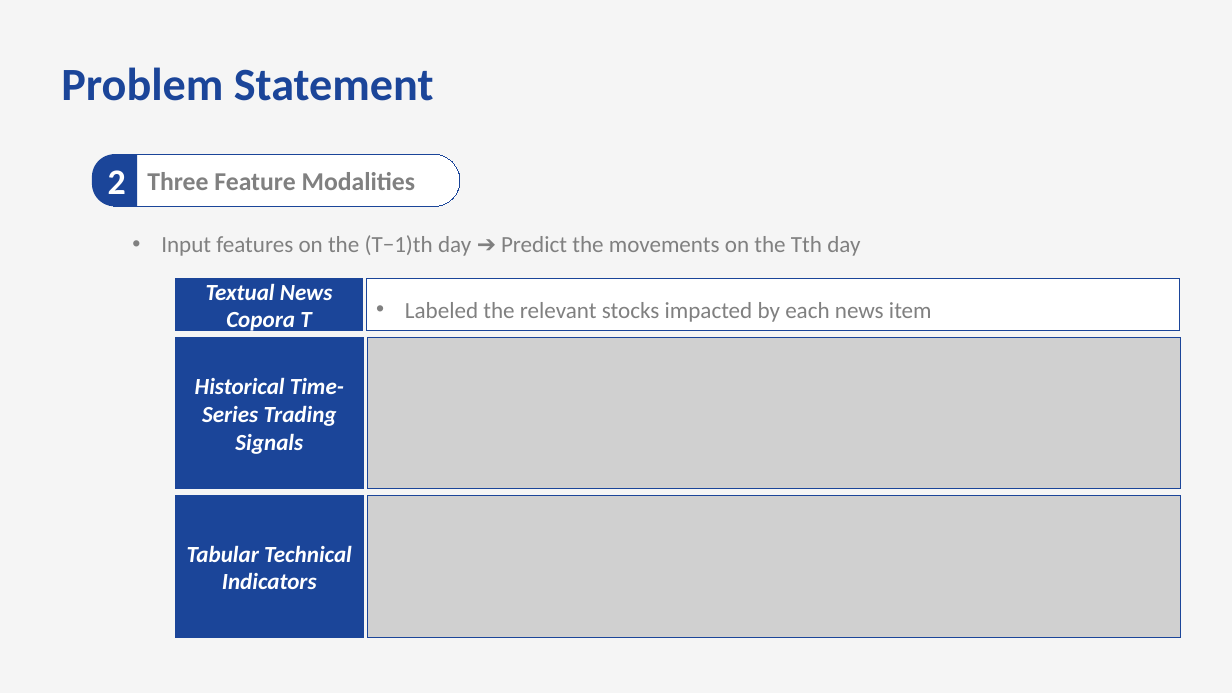
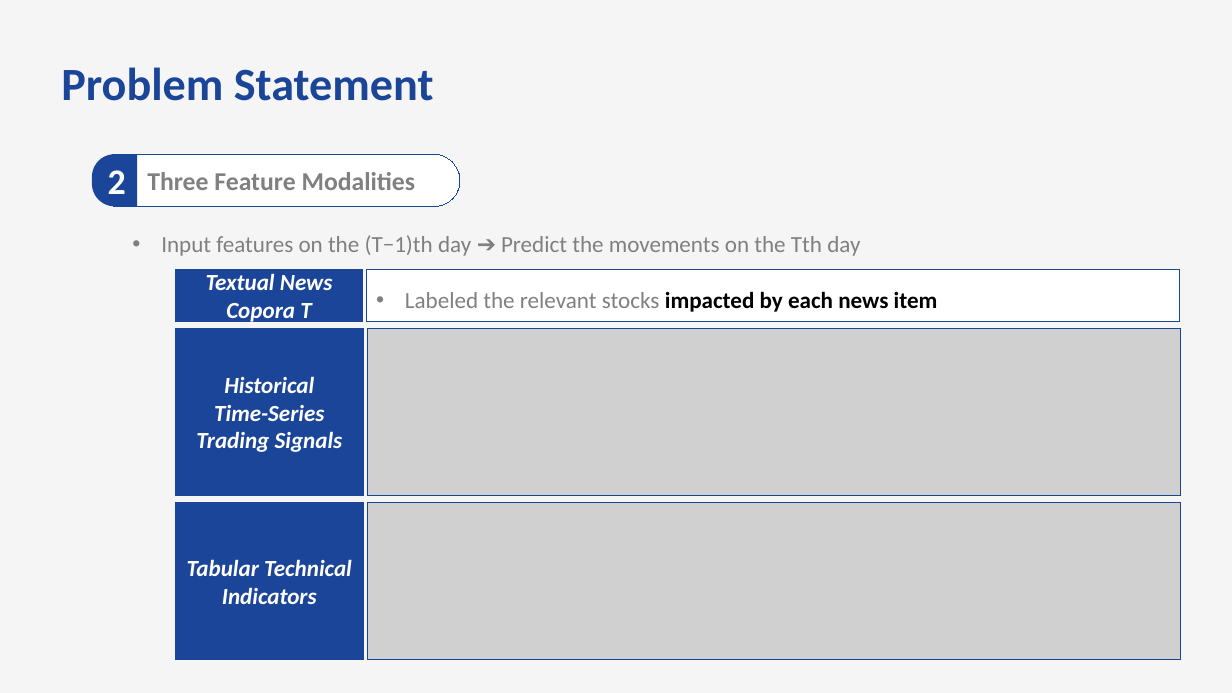
Before and after one commit to bts1991/study, a slide deck: slide 8 of 논문 Review/Others/paper_review.pptx. Drawn at 1232x693 pixels with LibreOffice and Linux fonts; fonts in the diff are those of the drawing; grey boxes stand for pictures. Boxes give left, top, right and bottom in pixels: in the first picture for what was removed or moved away, otherwise in the second. Text is boxed around its words. In the diff, an @@ line names an element or a change of style, - is before the commit and + after.

```diff
--- a/논문 Review/Others/paper_review.pptx
+++ b/논문 Review/Others/paper_review.pptx
@@ rectangle "Textual News Copora T": place and size @@
-rectangle "Textual News Copora T" at [176, 279, 363, 331]
+rectangle "Textual News Copora T" at [176, 269, 363, 321]
@@ rectangle "Labeled the relevant stocks impacted ...": place and size @@
-rectangle "Labeled the relevant stocks impacted ..." at [367, 279, 1180, 331]
+rectangle "Labeled the relevant stocks impacted ..." at [367, 269, 1180, 321]
@@ rectangle "Labeled the relevant stocks impacted ..." at [367, 269, 1180, 321]: text colour #808080 to #000000, bold on in "impacted by each news item" @@
@@ rectangle "Historical": place and size @@
-rectangle "Historical" at [176, 337, 363, 489]
+rectangle "Historical" at [176, 329, 363, 495]
@@ picture: place and size @@
-picture at [367, 337, 1180, 489]
+picture at [367, 329, 1180, 495]
@@ text in rectangle at [196, 376, 343, 452]: text changed @@
-Historical Time-Series Trading Signals
+Historical
+Time-Series Trading Signals
@@ rectangle "Tabular Technical Indicators": place and size @@
-rectangle "Tabular Technical Indicators" at [176, 495, 363, 638]
+rectangle "Tabular Technical Indicators" at [176, 503, 363, 659]
@@ picture: place and size @@
-picture at [367, 495, 1180, 638]
+picture at [367, 503, 1180, 659]
```
Also in this commit, not shown: 13 other slides changed, 9 slides added.
